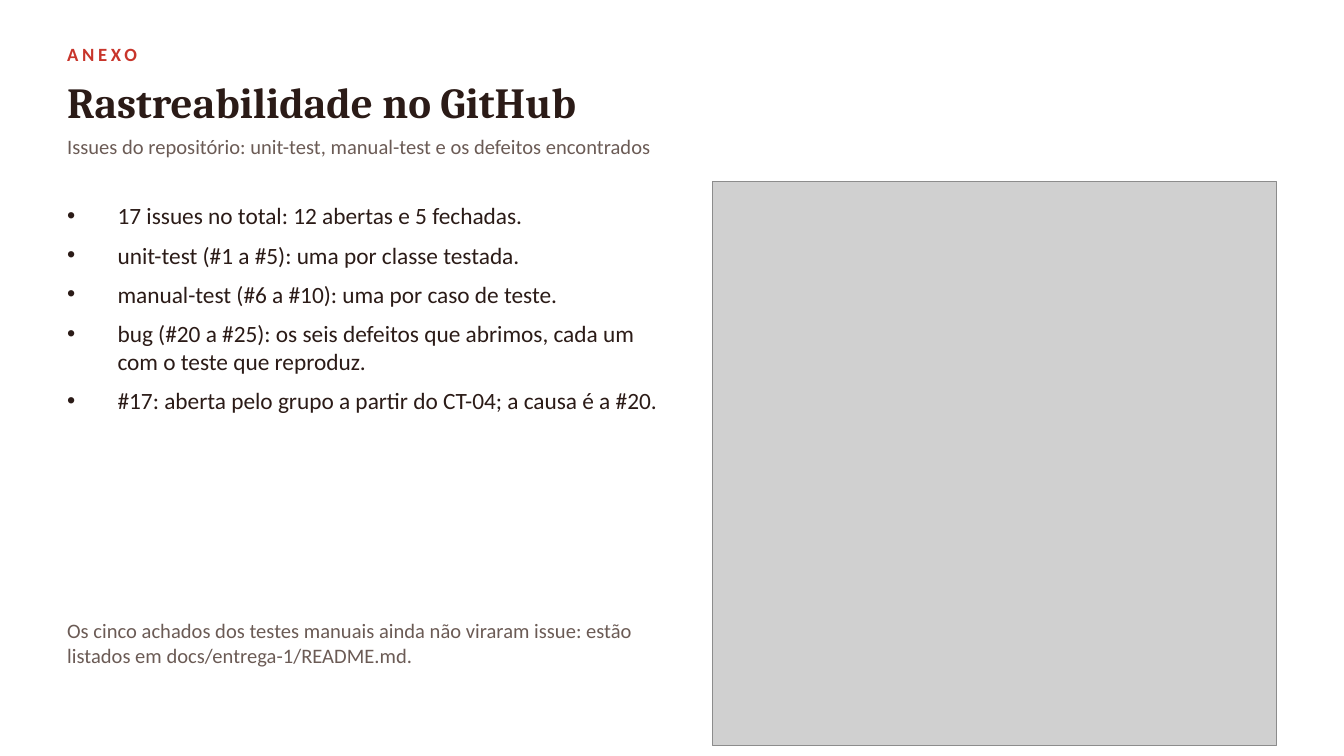
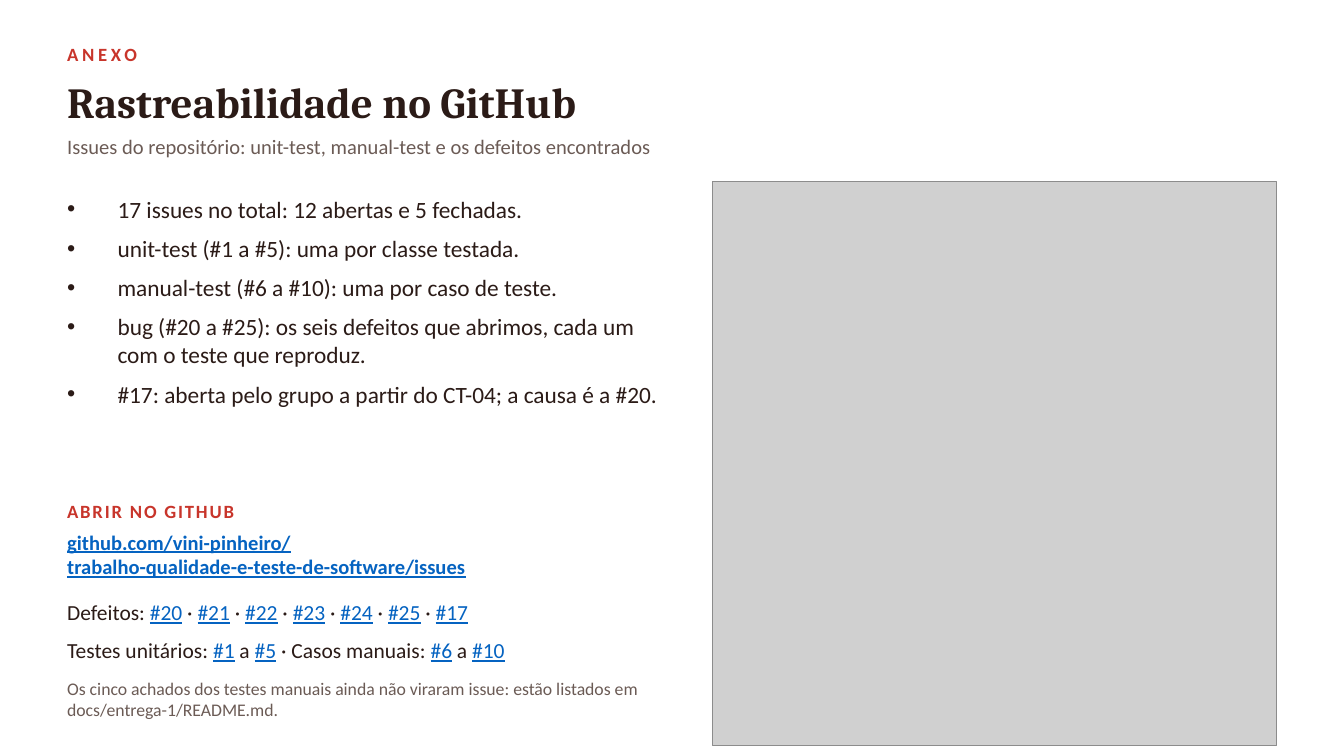
Before and after one commit to vini-pinheiro/trabalho-qualidade-e-teste-de-software, a slide deck: slide 14 of docs/entrega-1/apresentacao/apresentacao-entrega-1.pptx. Drawn at 1344x756 pixels with LibreOffice and Linux fonts; fonts in the diff are those of the drawing; grey boxes stand for pictures. Boxes give left, top, right and bottom in pixels: in the first picture for what was removed or moved away, otherwise in the second. Text is boxed around its words. In the diff, an @@ line names an element or a change of style, - is before the commit and + after.

Commit message:
docs: anexos com um slide por integrante e links clicáveis
- link do repositório visível na abertura, no encerramento e nos anexos
- toda referência #NN vira link para a issue correspondente (56 links no deck)
- um anexo por integrante: cabeçalho do documento do caso e tela do sistema
- telas extraídas dos prints anexados aos próprios casos de teste

```diff
--- a/docs/entrega-1/apresentacao/apresentacao-entrega-1.pptx
+++ b/docs/entrega-1/apresentacao/apresentacao-entrega-1.pptx
@@ text "17 issues no total: 12 ...": place and size @@
-text "17 issues no total: 12 ..." at (118,207,657,413)
+text "17 issues no total: 12 ..." at (118,201,657,407)
@@ text added at (67,505,234,518), 10 pt, text #C8352B, bold @@
+ABRIR NO GITHUB
@@ text added at (67,535,465,578), 11 pt, text #0563C1, bold, underline @@
+github.com/vini-pinheiro/
+trabalho-qualidade-e-teste-de-software/issues
@@ text added at (67,605,468,624), 11.5 pt, text #0563C1, underline @@
+Defeitos: #20 · #21 · #22 · #23 · #24 · #25 · #17
@@ text added at (67,643,504,662), 11.5 pt, text #2B1B17 @@
+Testes unitários: #1 a #5 · Casos manuais: #6 a #10
@@ text "Os cinco achados dos testes ...": place and size @@
-text "Os cinco achados dos testes ..." at (67,623,631,667)
+text "Os cinco achados dos testes ..." at (67,682,638,719)
@@ text "Os cinco achados dos testes ..." at (67,682,638,719): size 11 to 9.5 pt @@
```
Also in this commit, not shown: 13 other slides changed, 5 slides added, 2 slides removed, 11 other files.
